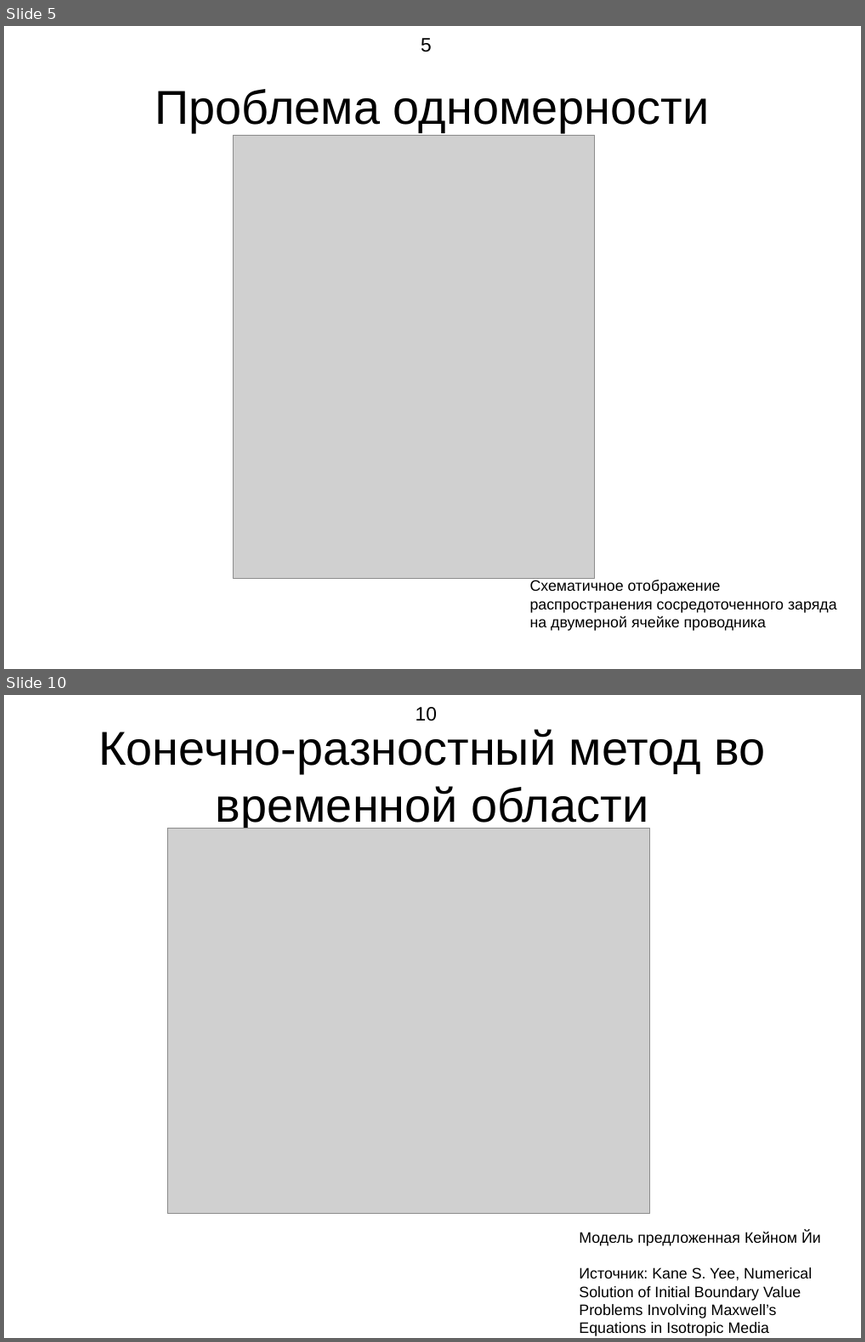
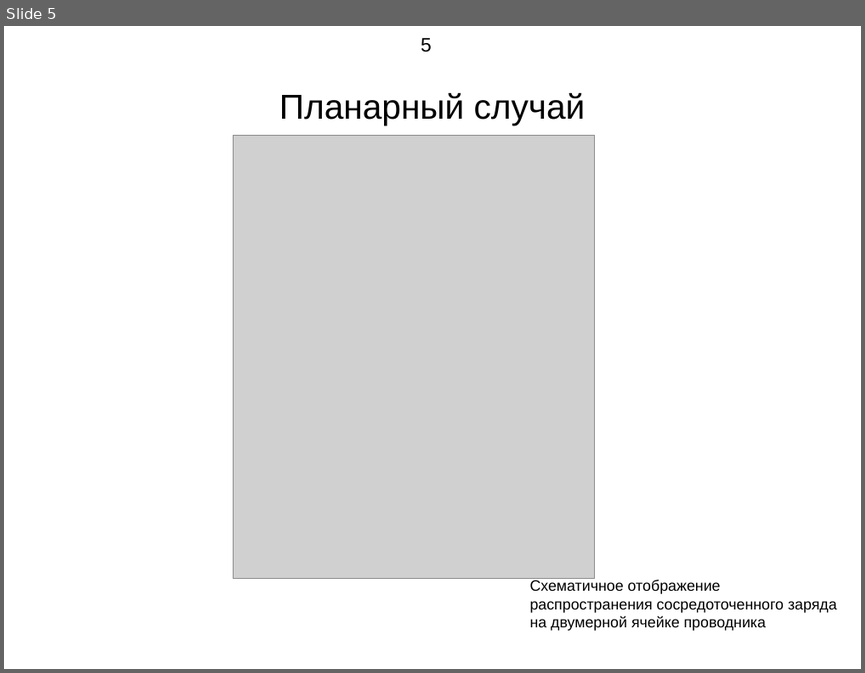
Before and after one commit to demanxd/Disser, a slide deck: Presentaition.odp. Shown one above the other, each under a label of ours: slides 5 and 10 before the commit, slide 5 after it; the slides between them are not shown. The pictures are 865x1342 and 865x673 pixels, drawn with LibreOffice and Linux fonts; fonts in the diff are those of the drawing; grey boxes stand for pictures. Boxes give left, top, right and bottom in pixels: in the first picture for what was removed or moved away, otherwise in the second. Text is boxed around its words. In the diff, an @@ line names an element or a change of style, - is before the commit and + after.

```diff
--- a/Presentaition.odp
+++ b/Presentaition.odp
@@ slide 10 removed at bbox=[4, 695, 861, 1338], background #FFFFFF @@
@@ page number removed at bbox=[415, 707, 437, 721] @@
-10
@@ title removed at bbox=[98, 729, 765, 830] @@
-Конечно-разностный метод во временной области
@@ picture removed at bbox=[167, 828, 650, 1213] @@
@@ text removed at bbox=[579, 1231, 821, 1336] @@
-Модель предложенная Кейном Йи
-Источник: Kane S. Yee, Numerical Solution of Initial Boundary Value Problems Involving Maxwell’s Equations in Isotropic Media
@@ slide 5 changed as well @@
@@ title at bbox=[279, 92, 585, 125]: text changed; size 44 to 32 pt @@
-Проблема одномерности
+Планарный случай
```
Also in this commit, not shown: 4 other slides changed, 3 slides added, 5 other slides removed, 10 other files.
